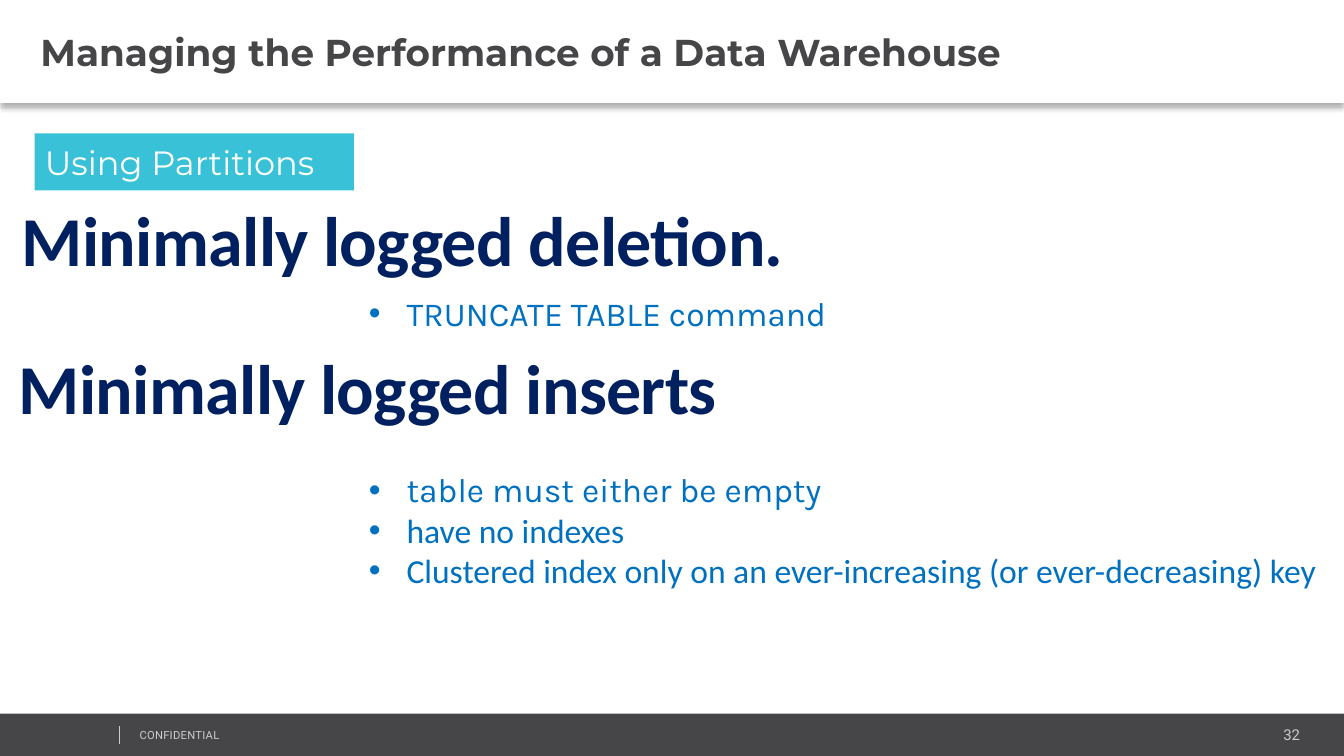
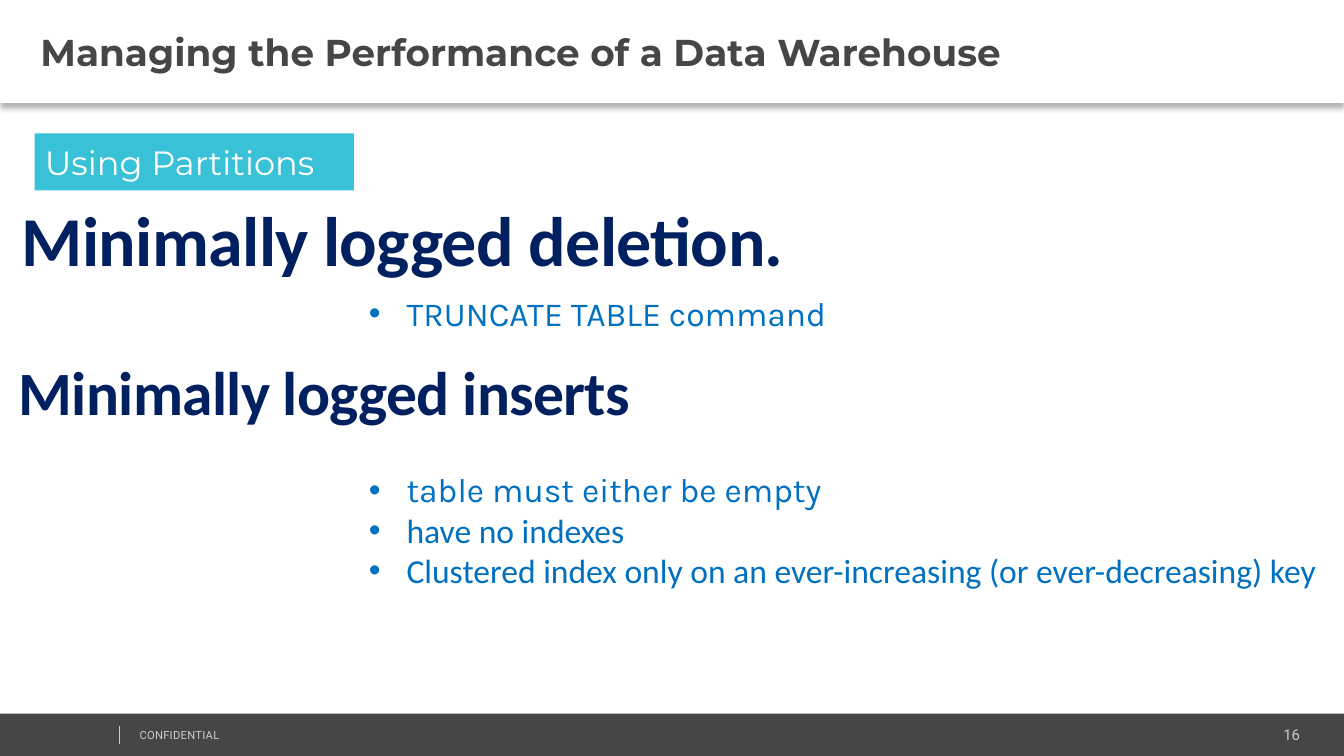
Before and after one commit to AndreyQC/MSBI.Lab, a slide deck: slide 16 of MSBI.Lecture.13/MSBI.Dev.S19E13.pptx (slide 32 before the commit). Drawn at 1344x756 pixels with LibreOffice and Linux fonts; fonts in the diff are those of the drawing; background and template pictures are left out. Boxes give left, top, right and bottom in pixels: in the first picture for what was removed or moved away, otherwise in the second. Text is boxed around its words. In the diff, an @@ line names an element or a change of style, - is before the commit and + after.

```diff
--- a/MSBI.Lecture.13/MSBI.Dev.S19E13.pptx
+++ b/MSBI.Lecture.13/MSBI.Dev.S19E13.pptx
@@ text "Minimally logged inserts" at [19, 371, 630, 426]: size 37.5 to 33 pt @@
@@ page number at [1283, 729, 1300, 740]: text changed @@
-32
+16
```
Also in this commit, not shown: 4 other slides changed, 20 slides added, 23 slides removed, 22 other files.
